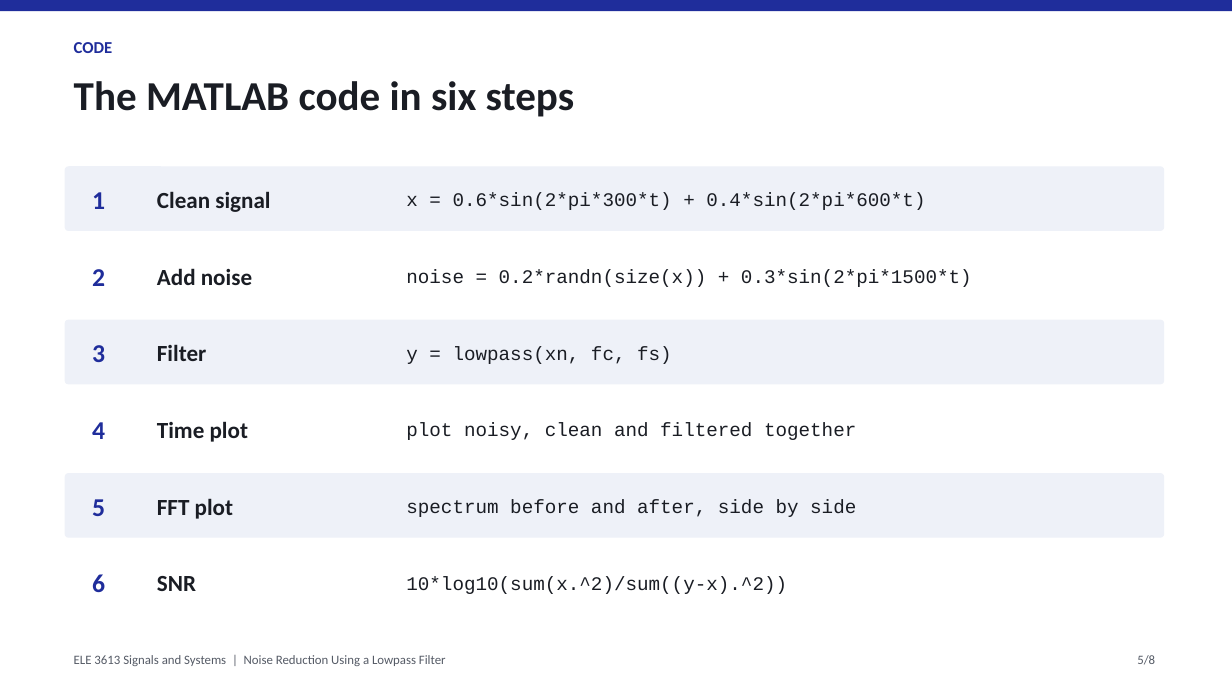
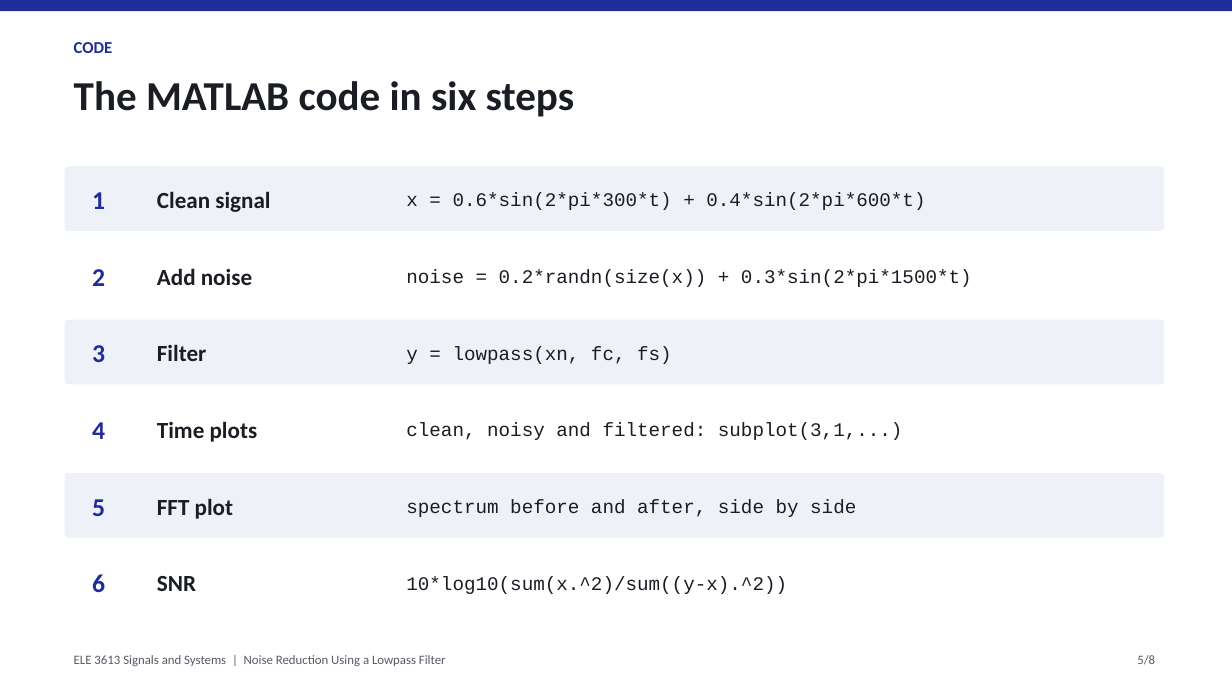
Before and after one commit to sshammaalman-art/Signal-project, a slide deck: slide 5 of LowpassNoiseReduction_Presentation.pptx. Drawn at 1232x693 pixels with LibreOffice and Linux fonts; fonts in the diff are those of the drawing. Boxes give left, top, right and bottom in pixels: in the first picture for what was removed or moved away, otherwise in the second. Text is boxed around its words. In the diff, an @@ line names an element or a change of style, - is before the commit and + after.

```diff
--- a/LowpassNoiseReduction_Presentation.pptx
+++ b/LowpassNoiseReduction_Presentation.pptx
@@ text at (x1=157, y1=421, x2=258, y2=442): text changed @@
-Time plot
+Time plots
@@ text at (x1=406, y1=423, x2=903, y2=440): text changed @@
-plot noisy, clean and filtered together
+clean, noisy and filtered: subplot(3,1,...)
```
Also in this commit, not shown: 1 other slide changed, 4 other files.
